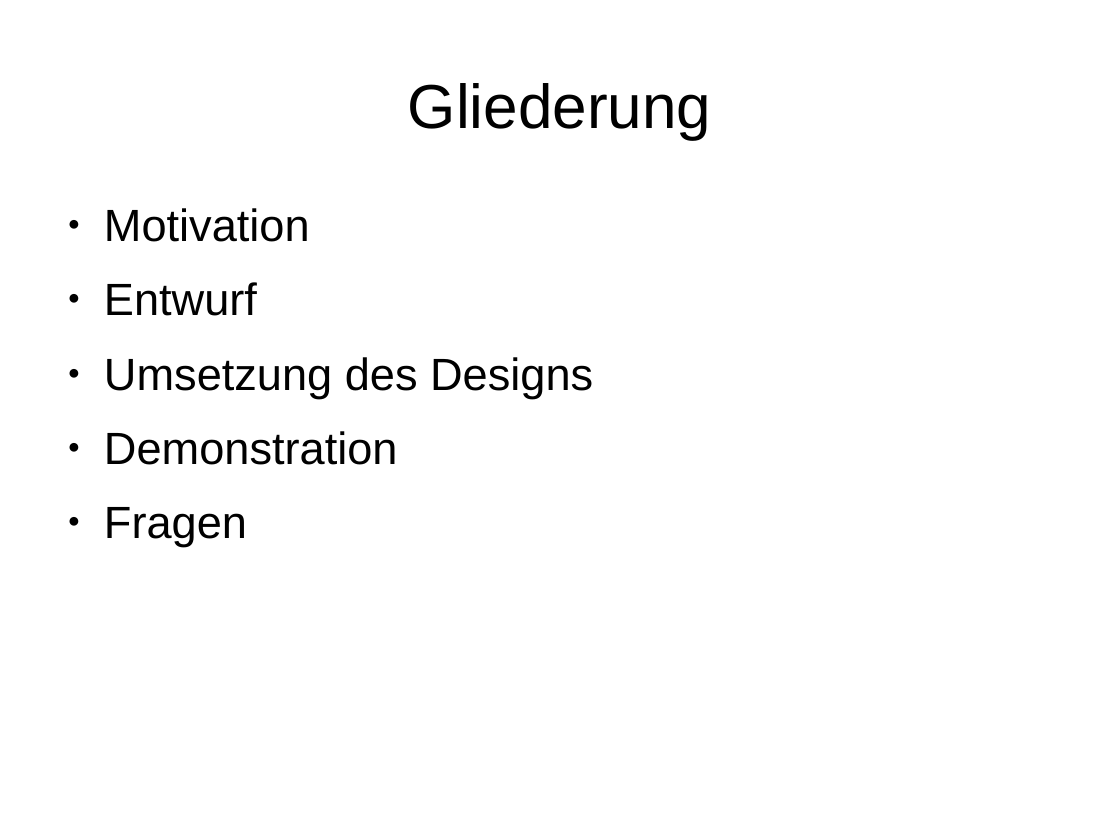
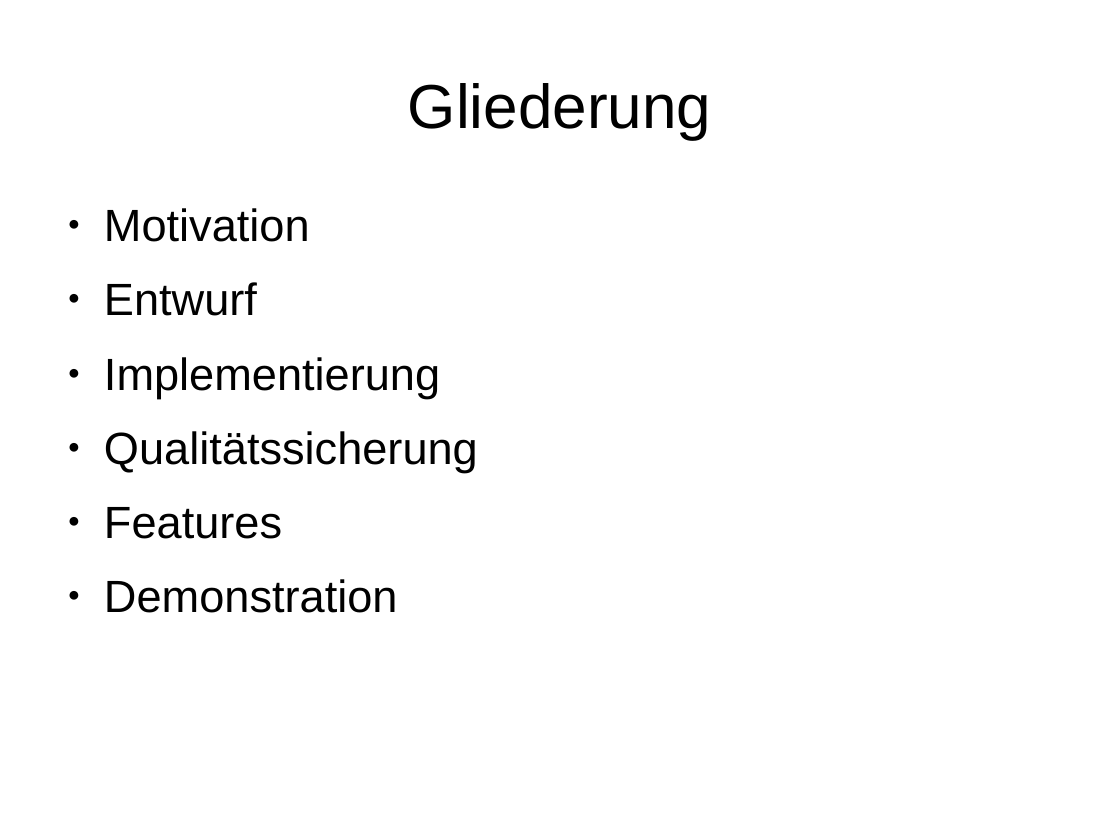
Before and after one commit to CVVisualPSETeam/Dokumente, a slide deck: slide 2 of Presentation/presentation.odp. Drawn at 1120x840 pixels with LibreOffice and Linux fonts; fonts in the diff are those of the drawing. Boxes give left, top, right and bottom in pixels: in the first picture for what was removed or moved away, otherwise in the second. Text is boxed around its words. In the diff, an @@ line names an element or a change of style, - is before the commit and + after.

```diff
--- a/Presentation/presentation.odp
+++ b/Presentation/presentation.odp
@@ text at (104, 357, 478, 539): text changed @@
-● Umsetzung des Designs
+● Implementierung
+● Qualitätssicherung
+● Features
@@ text at (104, 507, 247, 547): paragraph removed @@
-● Fragen
```
Also in this commit, not shown: 3 other slides changed, 9 slides added.
